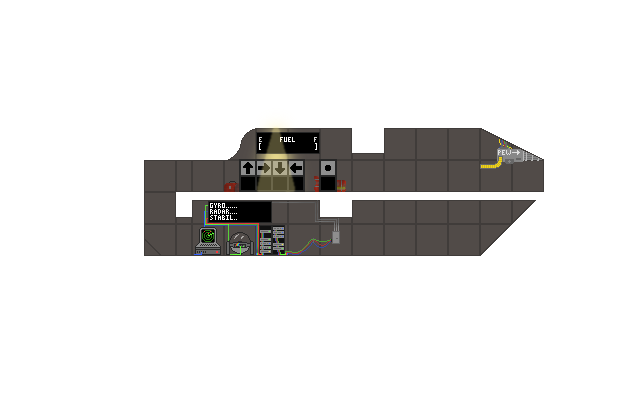
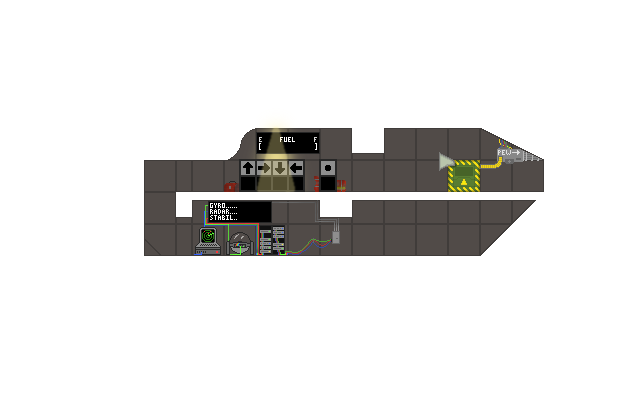
The second w=640, h=400 image is a revision of the first. Changes to its layers:
added group "Ship Cutaway" with 63 layers above "Ship" over [439, 152, 480, 192]
added group "Cutaway copy 2" with 41 layers in group "Ship Cutaway" over [439, 152, 480, 192]
added group "Subsystems" with 38 layers in group "Cutaway copy 2" over [439, 152, 480, 192]
renamed "Layer 1" to "AmmoHopper", moved it into group "Subsystems", painted on it over [439, 152, 480, 192]
added layer "BG" (1st of 2, in "Ship Cutaway" › "Cutaway copy 2") in group "Cutaway copy 2" over [439, 152, 480, 192]
